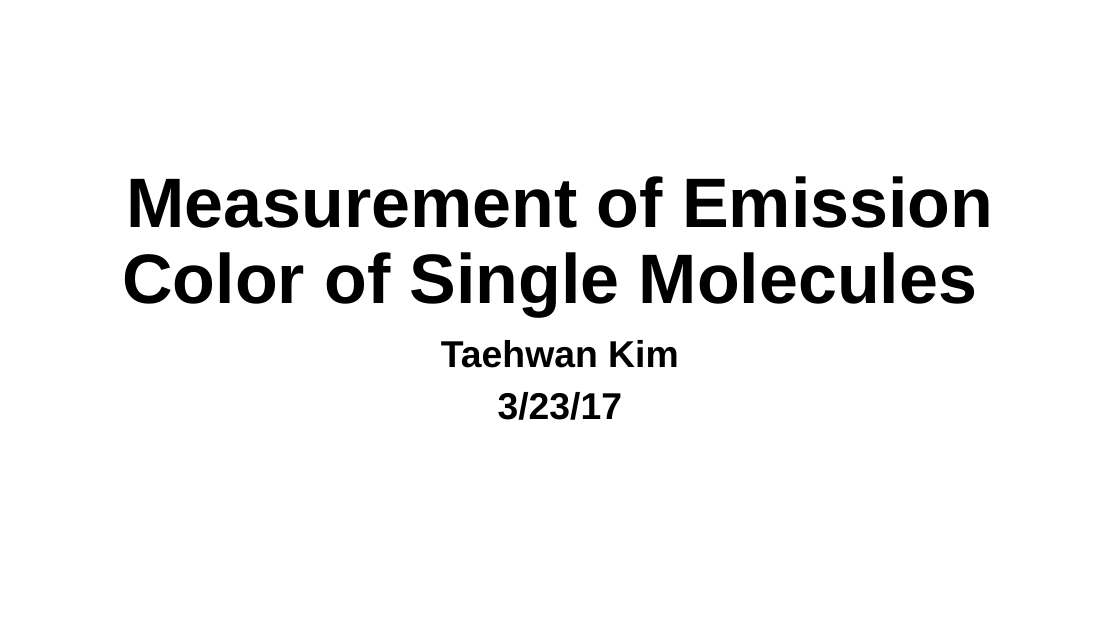
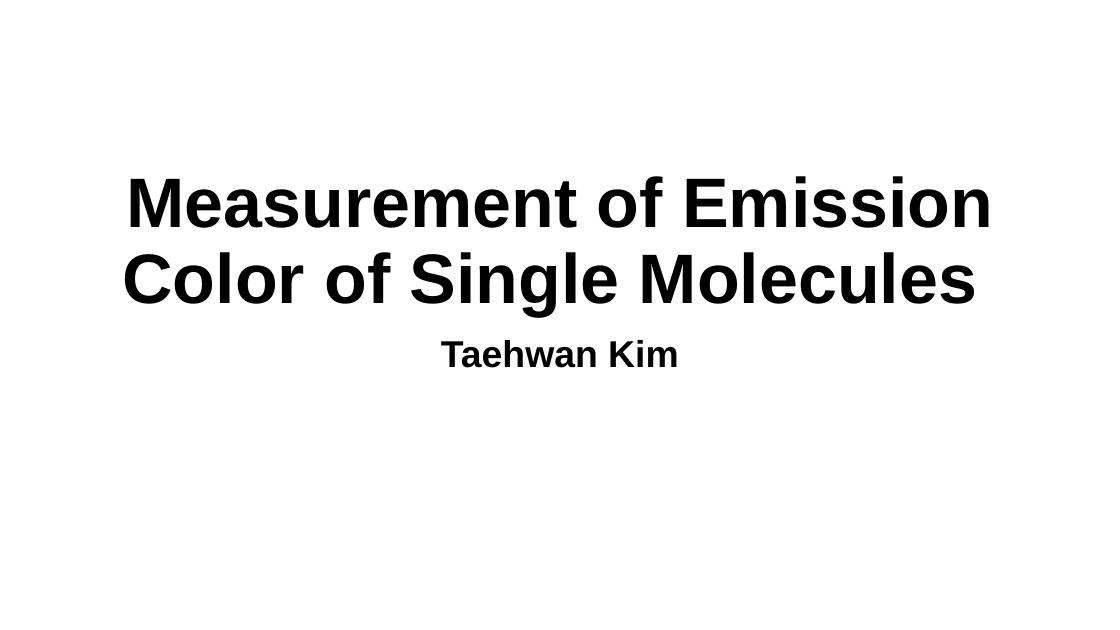
Before and after one commit to taehwan-kim/ez_truecolor, a slide deck: slide 1 of status.pptx. Drawn at 1120x630 pixels with LibreOffice and Linux fonts; fonts in the diff are those of the drawing. Boxes give left, top, right and bottom in pixels: in the first picture for what was removed or moved away, otherwise in the second. Text is boxed around its words. In the diff, an @@ line names an element or a change of style, - is before the commit and + after.

```diff
--- a/status.pptx
+++ b/status.pptx
@@ subtitle at [498,392,622,420]: paragraph removed @@
-3/23/17
```
Also in this commit, not shown: 1 slide added, 2 other files.
